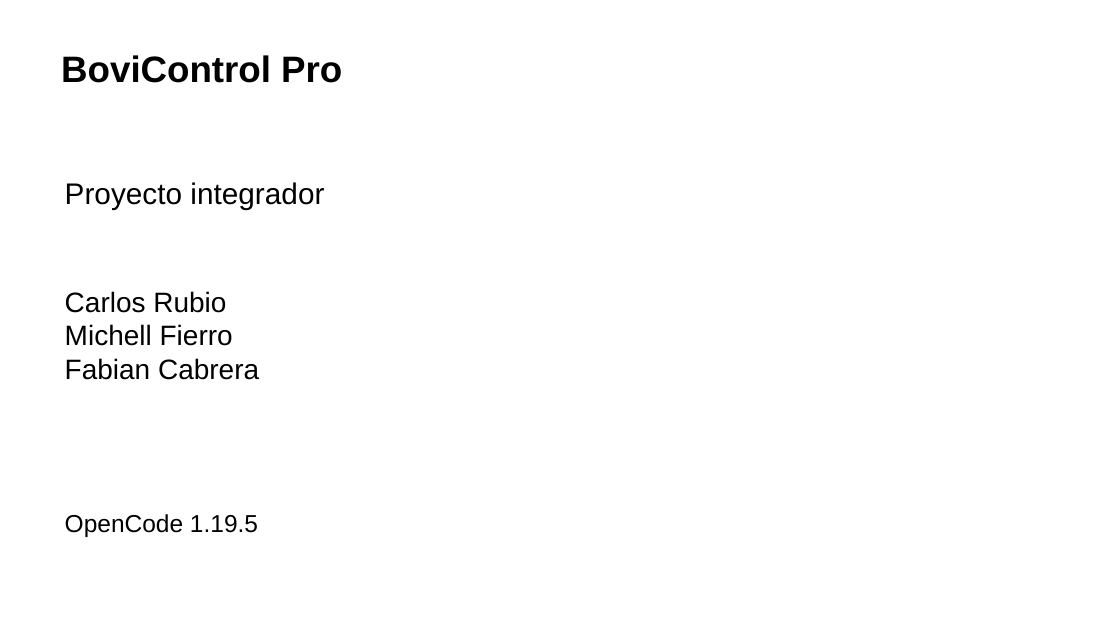
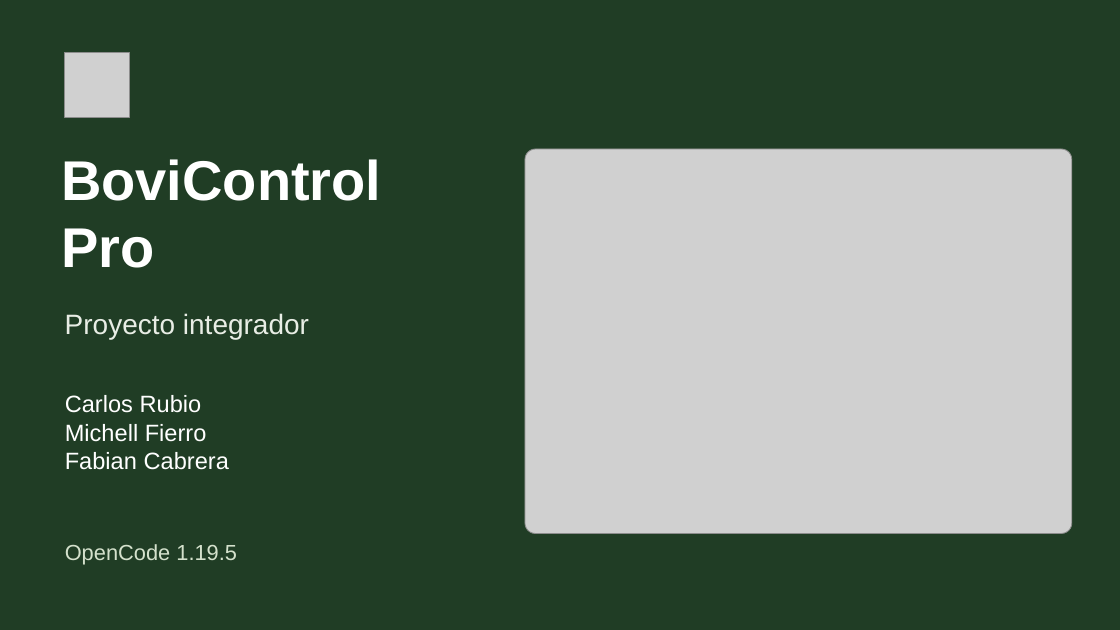
Before and after one commit to carlos-rubio-dev/bovicontrol-pro, a slide deck: slide 1 of docs/integrador/Presentacion.pptx. Drawn at 1120x630 pixels with LibreOffice and Linux fonts; fonts in the diff are those of the drawing; grey boxes stand for pictures. Boxes give left, top, right and bottom in pixels: in the first picture for what was removed or moved away, otherwise in the second. Text is boxed around its words. In the diff, an @@ line names an element or a change of style, - is before the commit and + after.

```diff
--- a/docs/integrador/Presentacion.pptx
+++ b/docs/integrador/Presentacion.pptx
@@ background #FFFFFF to #203D25 @@
@@ picture added at bbox=[65, 52, 129, 117] @@
@@ picture added at bbox=[525, 149, 1072, 534] @@
@@ text at bbox=[61, 159, 381, 268]: text changed; size 31.5 to 48 pt; text colour #000000 to #FFFFFF @@
-BoviControl Pro
+BoviControl
+Pro
@@ text "Proyecto integrador": place and size @@
-text "Proyecto integrador" at bbox=[65, 182, 324, 210]
+text "Proyecto integrador" at bbox=[65, 313, 309, 339]
@@ text "Proyecto integrador" at bbox=[65, 313, 309, 339]: size 25.5 to 24 pt, text colour #000000 to #E8EDE5 @@
@@ text "Carlos Rubio": place and size @@
-text "Carlos Rubio" at bbox=[65, 291, 259, 380]
+text "Carlos Rubio" at bbox=[65, 395, 229, 470]
@@ text "Carlos Rubio" at bbox=[65, 395, 229, 470]: size 24 to 20.2 pt, text colour #000000 to #FFFFFF @@
@@ text "OpenCode 1.19.5": place and size @@
-text "OpenCode 1.19.5" at bbox=[65, 514, 258, 537]
+text "OpenCode 1.19.5" at bbox=[65, 544, 237, 565]
@@ text "OpenCode 1.19.5" at bbox=[65, 544, 237, 565]: size 21 to 18.8 pt, text colour #000000 to #D4E1CC @@
```
Also in this commit, not shown: 16 other slides changed.
